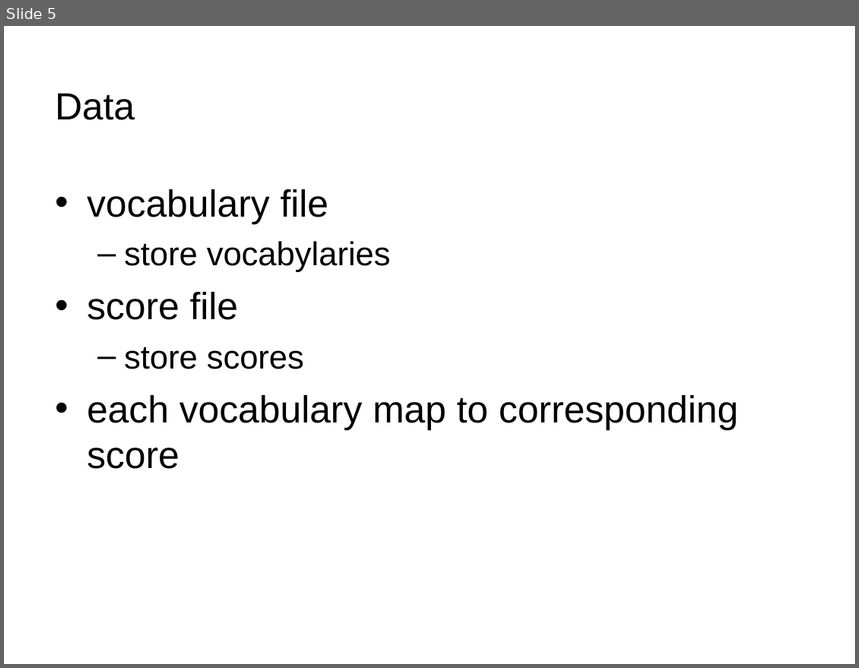
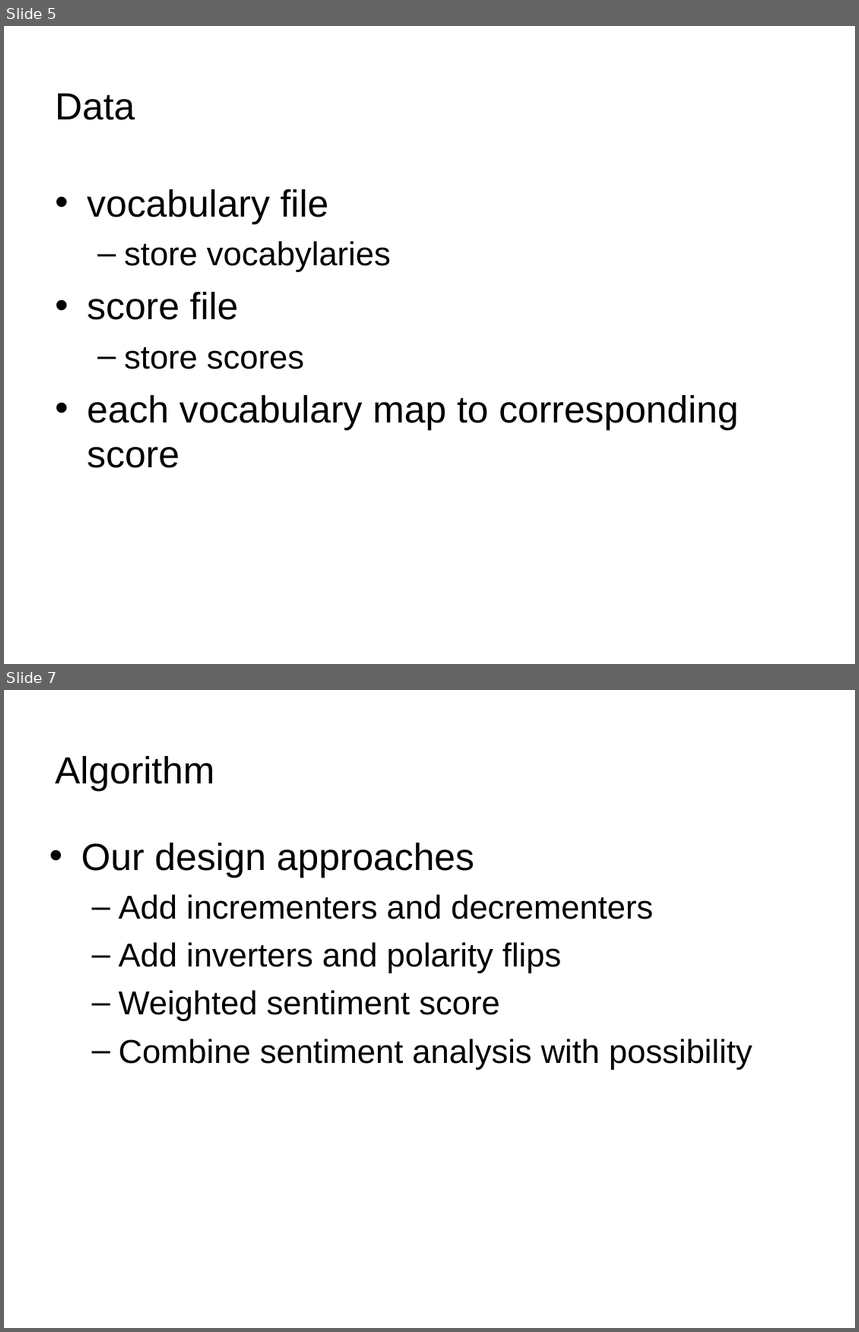
Before and after one commit to Azure22/cs686dm-final, a slide deck: Presentation.ppt. Shown one above the other, each under a label of ours: slide 5 before the commit, slides 5 and 7 after it; the slides between them are not shown. The pictures are 859x668 and 859x1332 pixels, drawn with LibreOffice and Linux fonts; fonts in the diff are those of the drawing. Boxes give left, top, right and bottom in pixels: in the first picture for what was removed or moved away, otherwise in the second. Text is boxed around its words. In the diff, an @@ line names an element or a change of style, - is before the commit and + after.

```diff
--- a/Presentation.ppt
+++ b/Presentation.ppt
@@ slide 7 added at (x1=4, y1=690, x2=855, y2=1328), background #FFFFFF @@
@@ title added at (x1=55, y1=756, x2=215, y2=791), 32 pt, text #000000 @@
+Algorithm
@@ text added at (x1=82, y1=843, x2=753, y2=1070), 28 pt, text #000000 @@
+• Our design approaches
+  – Add incrementers and decrementers
+  – Add inverters and polarity flips
+  – Weighted sentiment score
+  – Combine sentiment analysis with possibility
```
Also in this commit, not shown: 1 slide changed, 1 other slide added, 1 slide removed.
